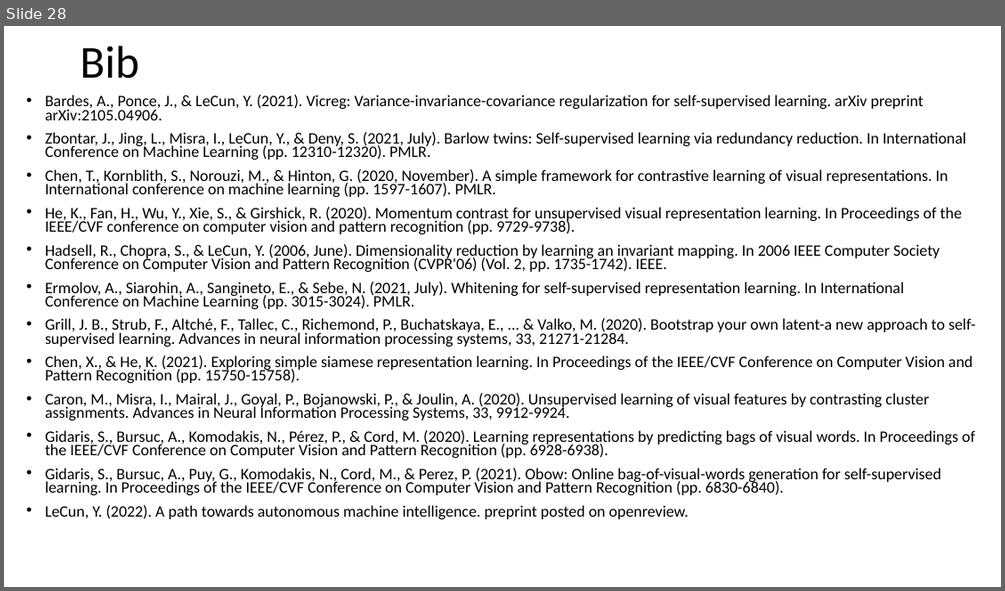
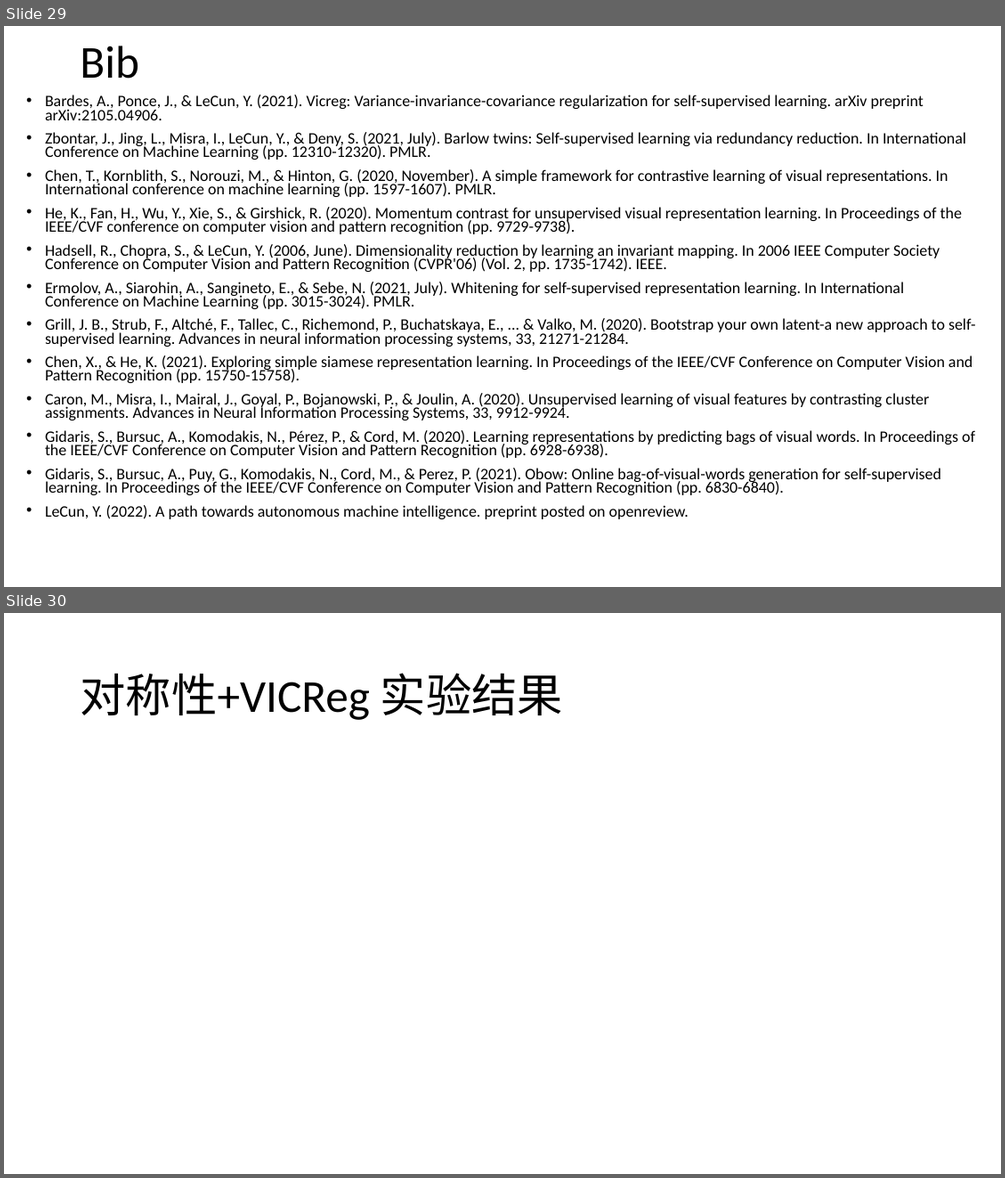
Before and after one commit to Daniel-Chin/3S, a slide deck: notes_slides/VICReg_and_related_works.pptx. Shown one above the other, each under a label of ours: slide 28 before the commit, slides 29 and 30 after it. The pictures are 1005x591 and 1005x1178 pixels, drawn with LibreOffice and Linux fonts; fonts in the diff are those of the drawing; grey boxes stand for pictures. Boxes give left, top, right and bottom in pixels: in the first picture for what was removed or moved away, otherwise in the second. Text is boxed around its words. In the diff, an @@ line names an element or a change of style, - is before the commit and + after.

```diff
--- a/notes_slides/VICReg_and_related_works.pptx
+++ b/notes_slides/VICReg_and_related_works.pptx
@@ slide 30 added at (x1=4, y1=613, x2=1001, y2=1174), background #FFFFFF @@
@@ title added at (x1=80, y1=673, x2=563, y2=720), 44 pt, text #000000 @@
+对称性+VICReg 实验结果
@@ what was slide 28 is now slide 29 @@
```
Also in this commit, not shown: 4 slides changed, 1 other slide added.
